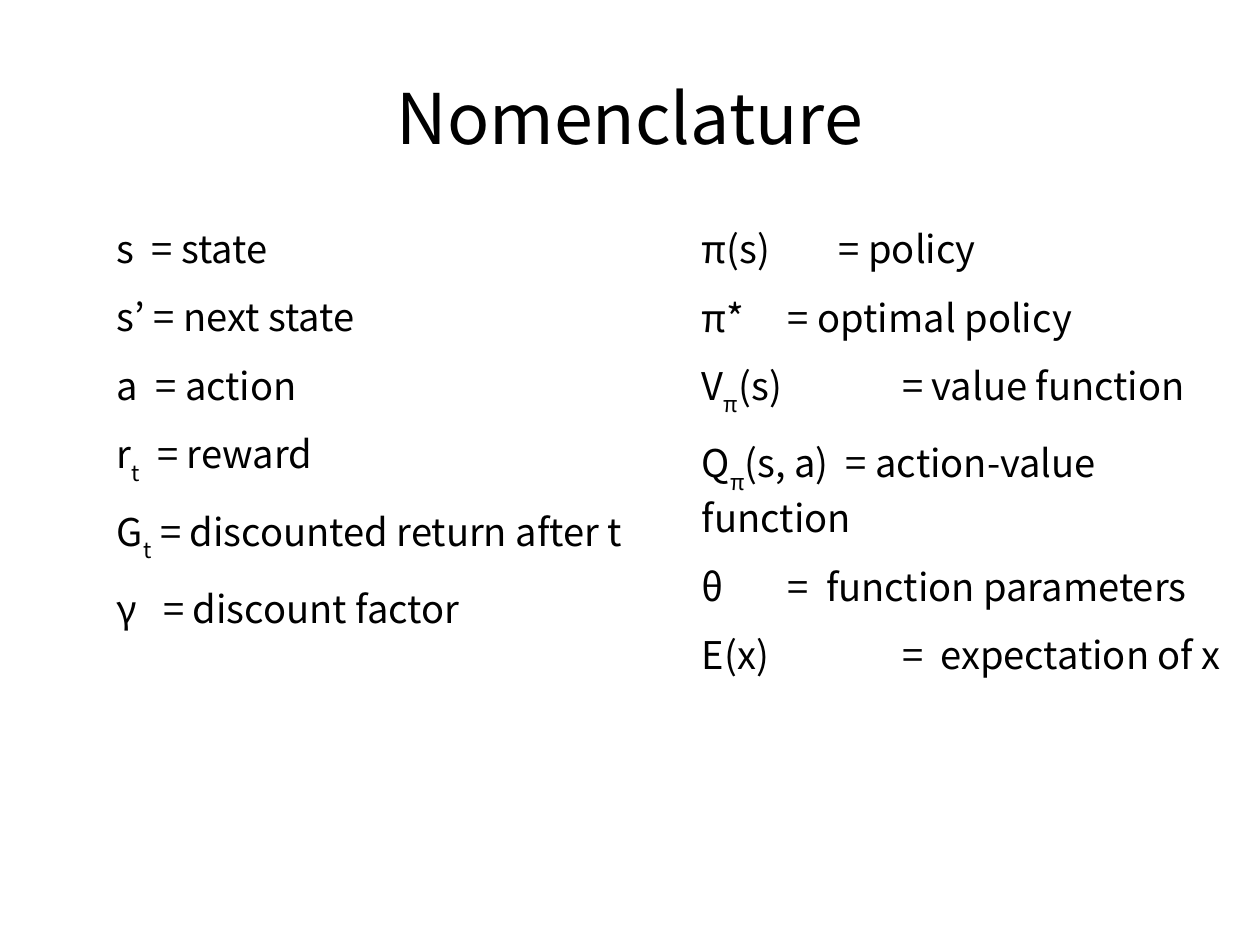
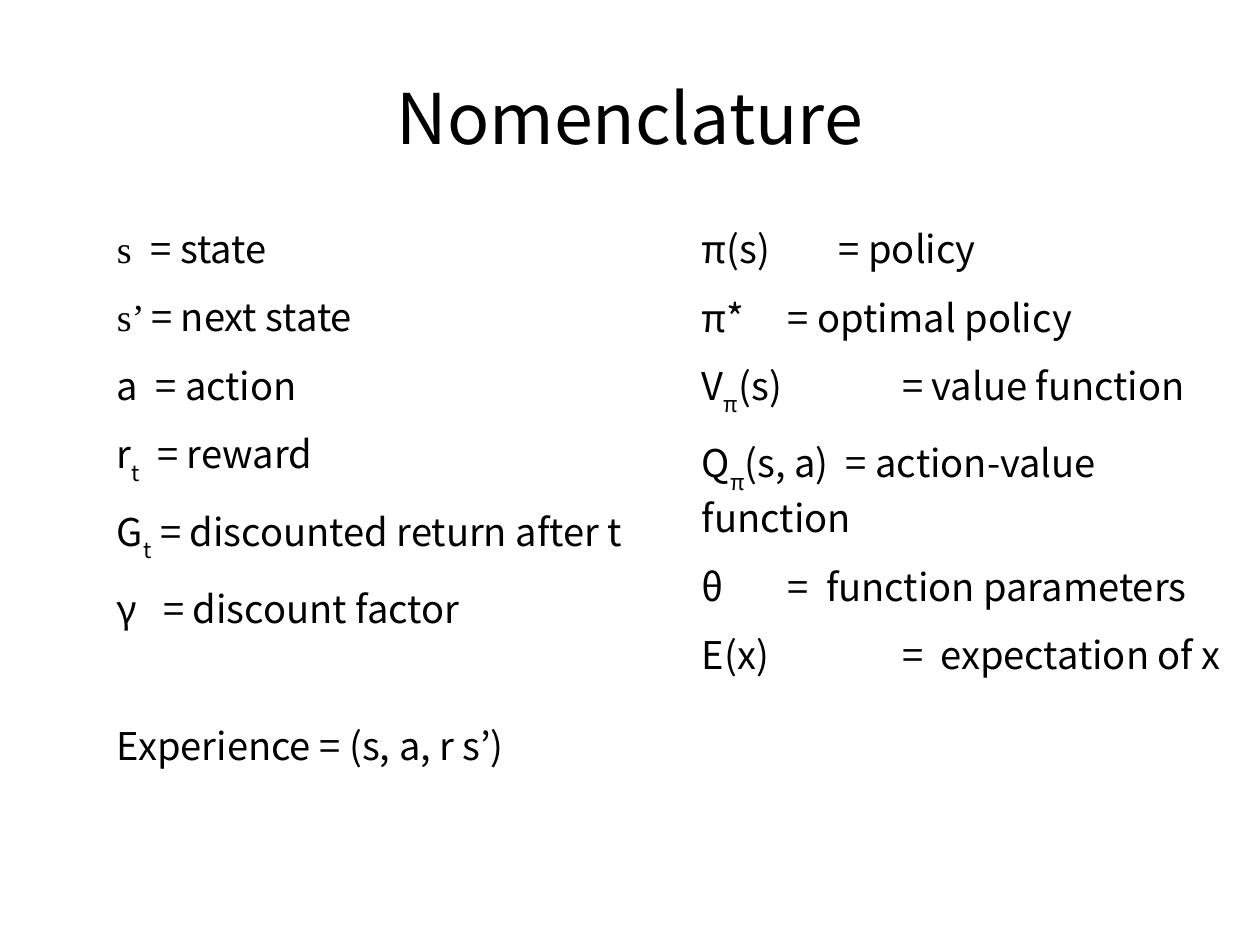
Before and after one commit to ADGEfficiency/dsr-rl, a slide deck: slide 5 of RL_course_v2_DRAFT.pptx. Drawn at 1260x945 pixels with LibreOffice and Linux fonts; fonts in the diff are those of the drawing. Boxes give left, top, right and bottom in pixels: in the first picture for what was removed or moved away, otherwise in the second. Text is boxed around its words. In the diff, an @@ line names an element or a change of style, - is before the commit and + after.

```diff
--- a/RL_course_v2_DRAFT.pptx
+++ b/RL_course_v2_DRAFT.pptx
@@ text at [117, 236, 352, 332]: font Noto Sans CJK JP to Times New Roman in "s", "s’" @@
@@ text at [117, 729, 504, 769]: paragraph added @@
+● Experience = (s, a, r s’)
```
Also in this commit, not shown: 11 other slides changed, 60 slides added, 1 slide removed, 2 other files.
